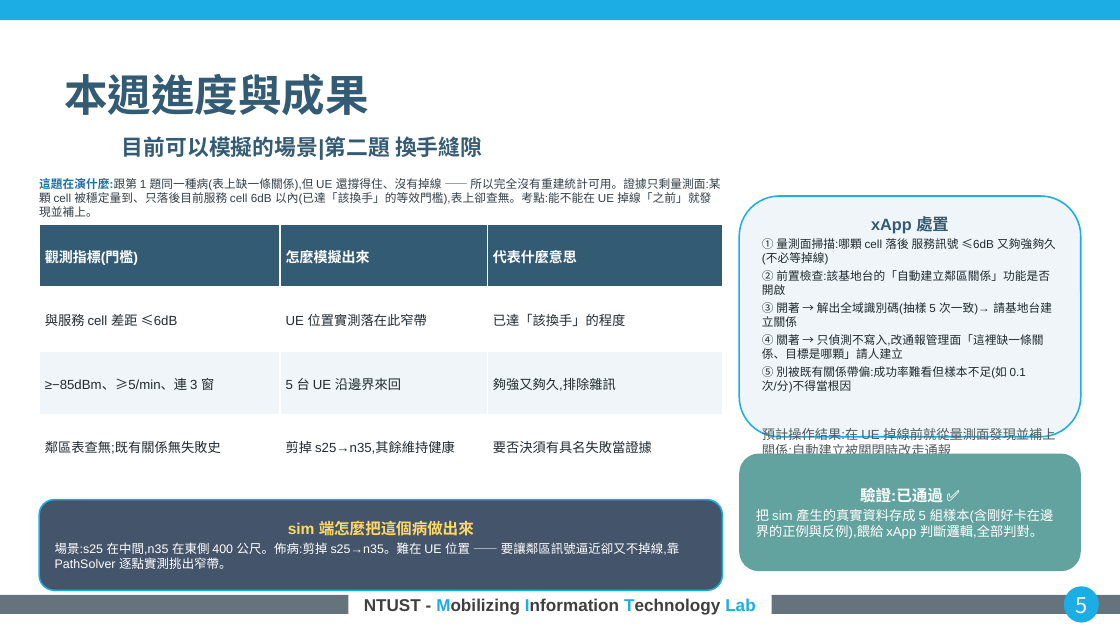
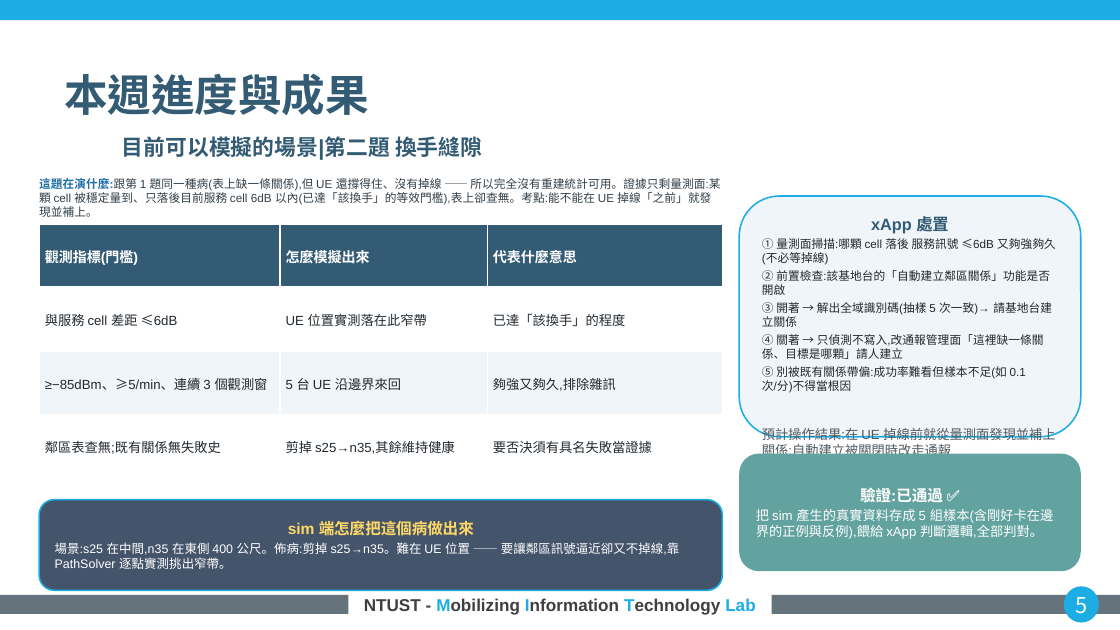
Before and after one commit to kimOuO/RAN-sim-OAI, a slide deck: slide 5 of docs/report/8_27_進度報告_v10十二題.pptx. Drawn at 1120x630 pixels with LibreOffice and Linux fonts; fonts in the diff are those of the drawing; background and template pictures are left out. Boxes give left, top, right and bottom in pixels: in the first picture for what was removed or moved away, otherwise in the second. Text is boxed around its words. In the diff, an @@ line names an element or a change of style, - is before the commit and + after.

```diff
--- a/docs/report/8_27_進度報告_v10十二題.pptx
+++ b/docs/report/8_27_進度報告_v10十二題.pptx
@@ table at <box>39,224,722,515</box> @@
-row 3, column 1: ≥−85dBm、≥5/min、連 3 窗
+row 3, column 1: ≥−85dBm、≥5/min、連續 3 個觀測窗
```
Also in this commit, not shown: 4 other slides changed.
